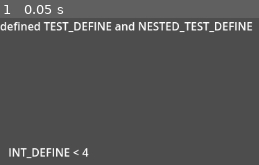
Above: before the commit, frame 1.
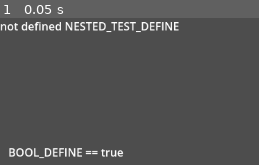
Above: after the commit, the same moment.

Repository: christothic/gdscript-preprocessor
Game: Godot game, scene res://control.tscn
Same seed, same stepped clock (60 frames per second), same inputs: the game is played once before the commit and once after it.
Inputs:
- Up to frame 1 (0.05 s): no input

The runs differ from the first frame. In frame 1, 5.2% of the frame differs, in the area x 0-98%, y 2-96%.

Commit message:
Added support for ##defines inside ##if ##endif to get commented before getting taken into account, this lets you do things like: ##if defined NOT_DEFINED_THIG ##define SOMETHING_THAT_SHOULD_NOT_BE_DEFINED ##endif

Diff:
--- a/define_test_label.gd
+++ b/define_test_label.gd
@@ -1,16 +1,17 @@
 extends Label
 
 ##define TEST_DEFINE
-##define NESTED_TEST_DEFINE
-
+##if defined WWW
+#--##define NESTED_TEST_DEFINE
+##endif
 func _ready() -> void:
     text = "Original text"
 ##if defined TEST_DEFINE
     text = "defined TEST_DEFINE"
 ##if defined NESTED_TEST_DEFINE
-    text = "defined TEST_DEFINE and NESTED_TEST_DEFINE"
+#--    text = "defined TEST_DEFINE and NESTED_TEST_DEFINE"
 ##else
-#--    text = "not defined NESTED_TEST_DEFINE"
+    text = "not defined NESTED_TEST_DEFINE"
 ##endif
 ##else
 #--    text = "not defined TEST_DEFINE"
--- a/expression_test_label.gd
+++ b/expression_test_label.gd
@@ -1,18 +1,18 @@
 extends Label
 
 ##define BOOL_DEFINE
-##define INT_DEFINE 2
+##define INT_DEFINE 5
 ##define STR_DEFINE "STR"
 
 func _ready() -> void:
     text = "Original text"
 ##if INT_DEFINE > 3
-#--    text = "INT_DEFINE > 3"
+    text = "INT_DEFINE > 3"
 ##if BOOL_DEFINE == false
 #--    text = "BOOL_DEFINE == false"
 ##else
-#--    text = "BOOL_DEFINE == true"
+    text = "BOOL_DEFINE == true"
 ##endif
 ##else
-    text = "INT_DEFINE < 4"
+#--    text = "INT_DEFINE < 4"
 ##endif
Not shown, changed: addons/preprocessor/preprocessor.gd
